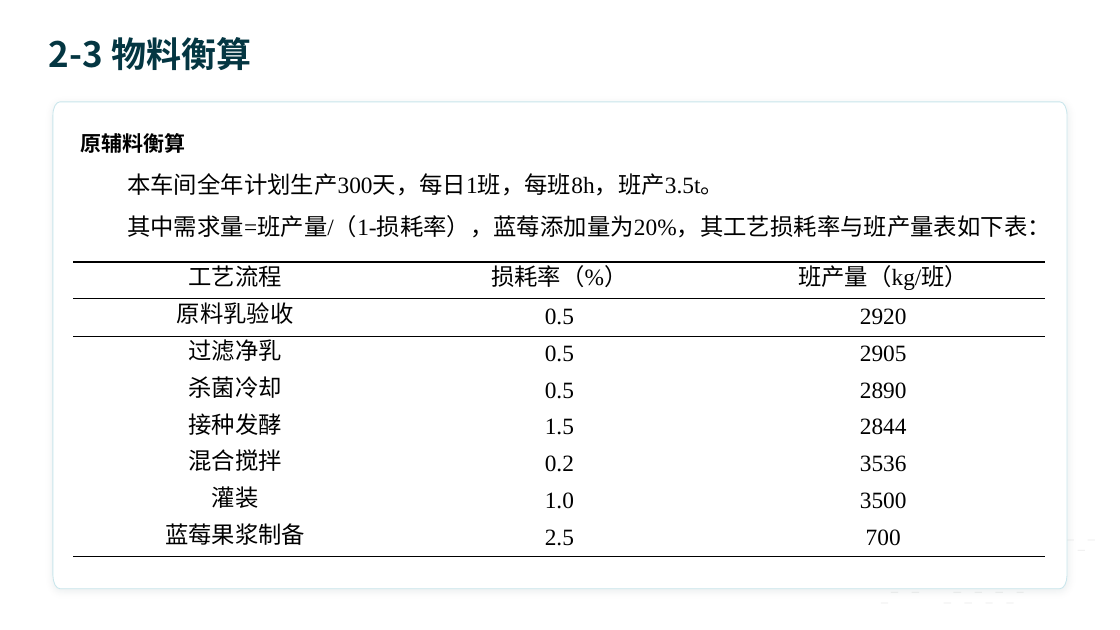
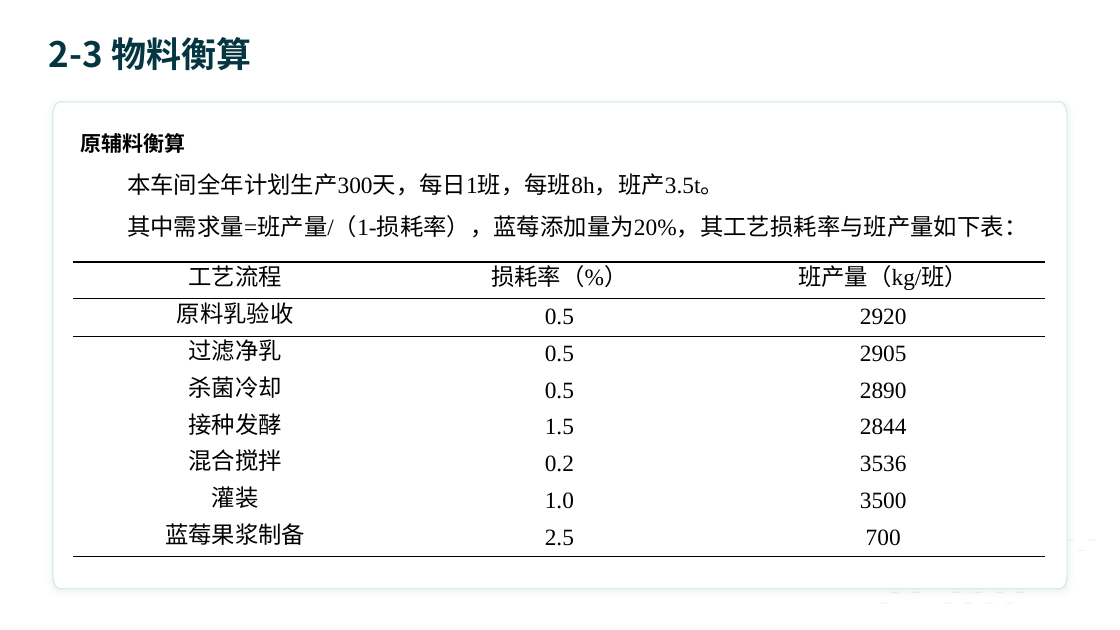
Before and after one commit to Bin-La-den/bi_she, a slide deck: slide 9 of 王华杰_年产1000吨蓝莓酸奶车间设计.pptx. Drawn at 1120x630 pixels with LibreOffice and Linux fonts; fonts in the diff are those of the drawing; background and template pictures are left out. Boxes give left, top, right and bottom in pixels: in the first picture for what was removed or moved away, otherwise in the second. Text is boxed around its words. In the diff, an @@ line names an element or a change of style, - is before the commit and + after.

```diff
--- a/王华杰_年产1000吨蓝莓酸奶车间设计.pptx
+++ b/王华杰_年产1000吨蓝莓酸奶车间设计.pptx
@@ text at (127,215,1027,238): text changed @@
-其中需求量=班产量/（1-损耗率），蓝莓添加量为20%，其工艺损耗率与班产量表如下表：
+其中需求量=班产量/（1-损耗率），蓝莓添加量为20%，其工艺损耗率与班产量如下表：
```
Also in this commit, not shown: 2 other files.
